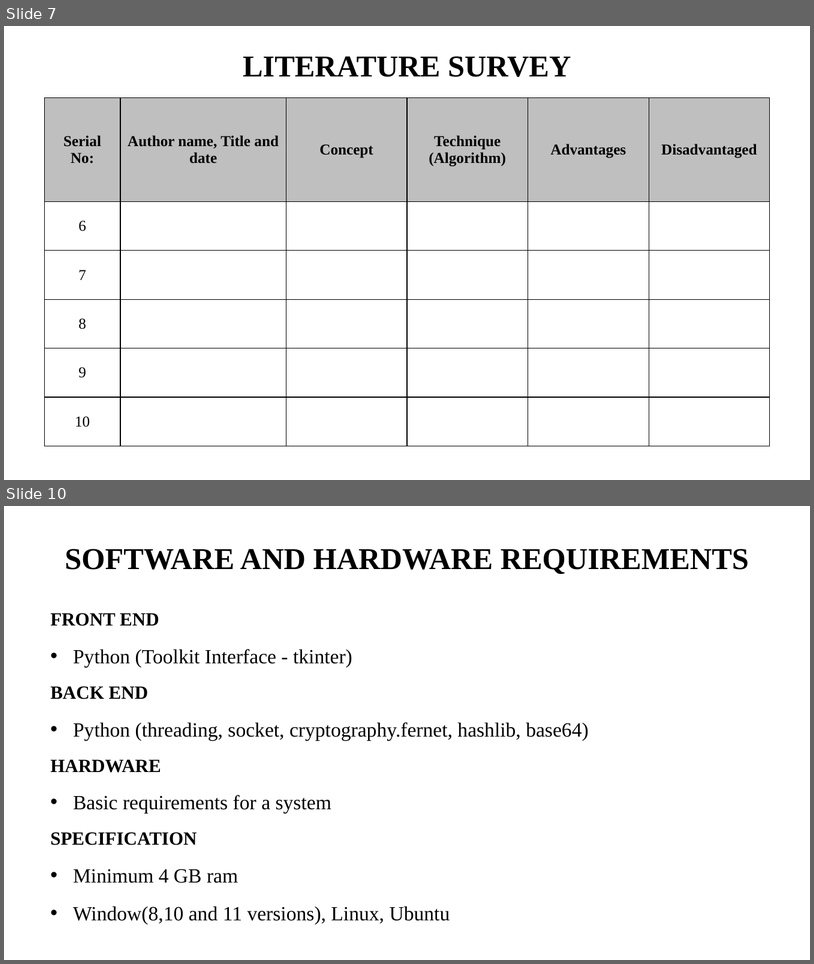
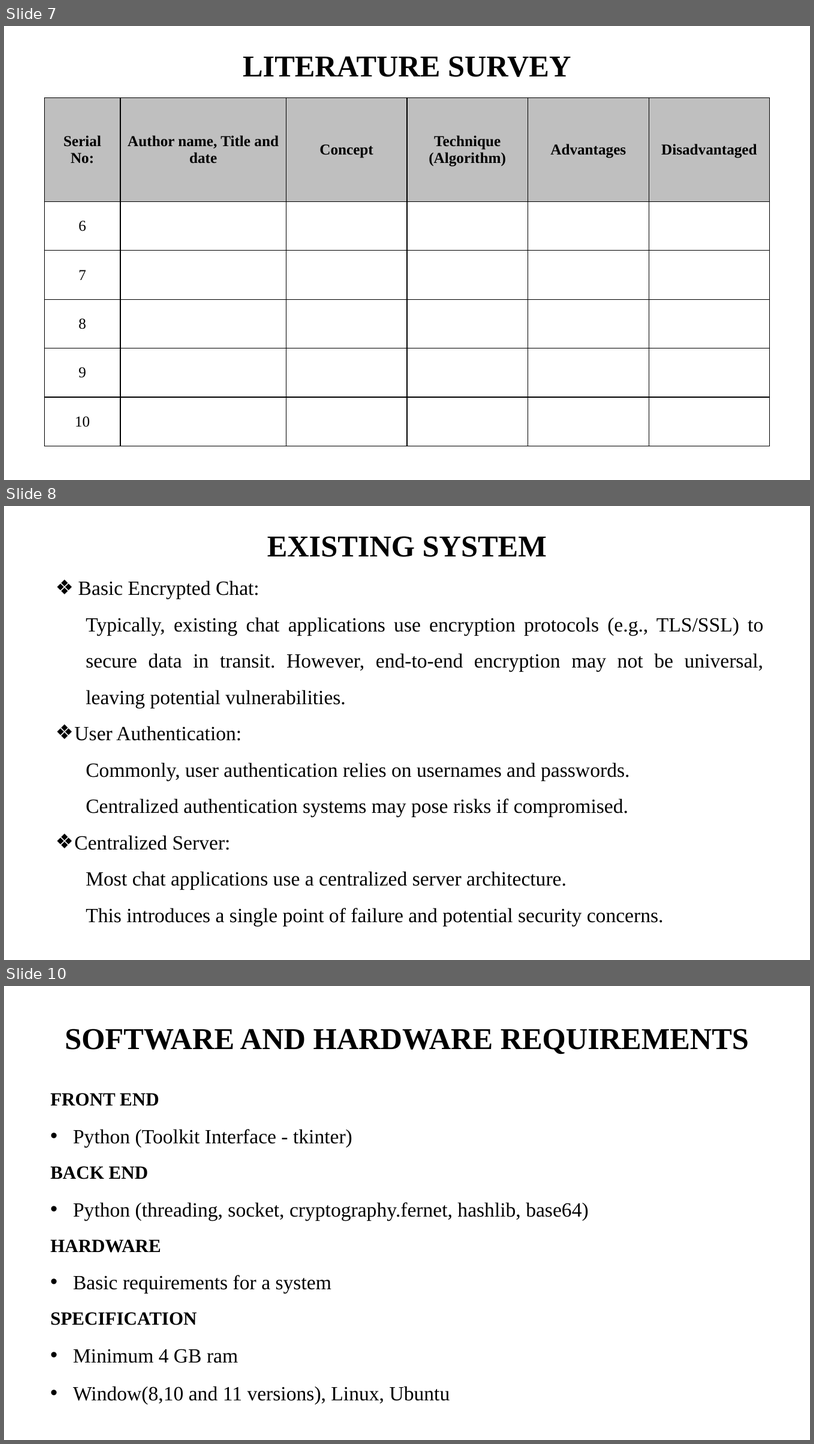
Before and after one commit to i-am-smf/Secure-Chat-using-Blockchain, a slide deck: DOCS/First Review.pptx. Shown one above the other, each under a label of ours: slides 7 and 10 before the commit, slides 7, 8 and 10 after it; the slides between them are not shown. The pictures are 814x964 and 814x1444 pixels, drawn with LibreOffice and Linux fonts; fonts in the diff are those of the drawing. Boxes give left, top, right and bottom in pixels: in the first picture for what was removed or moved away, otherwise in the second. Text is boxed around its words. In the diff, an @@ line names an element or a change of style, - is before the commit and + after.

```diff
--- a/DOCS/First Review.pptx
+++ b/DOCS/First Review.pptx
@@ slide 8 added at bbox=[4, 506, 810, 960], background #FFFFFF @@
@@ title added at bbox=[267, 536, 547, 557], 36 pt, text #000000, bold @@
+EXISTING SYSTEM
@@ text added at bbox=[74, 580, 764, 925], 24 pt, text #000000 @@
+❖ Basic Encrypted Chat:
+  Typically, existing chat applications use encryption protocols (e.g., TLS/SSL) to secure data in transit. However, end-to-end encryption may not be universal, leaving potential vulnerabilities.
+❖ User Authentication:
+Commonly, user authentication relies on usernames and passwords.
+Centralized authentication systems may pose risks if compromised.
+❖ Centralized Server:
+  Most chat applications use a centralized server architecture.
+This introduces a single point of failure and potential security concerns.
```
Also in this commit, not shown: 1 slide changed, 1 slide removed, 9 other files.
